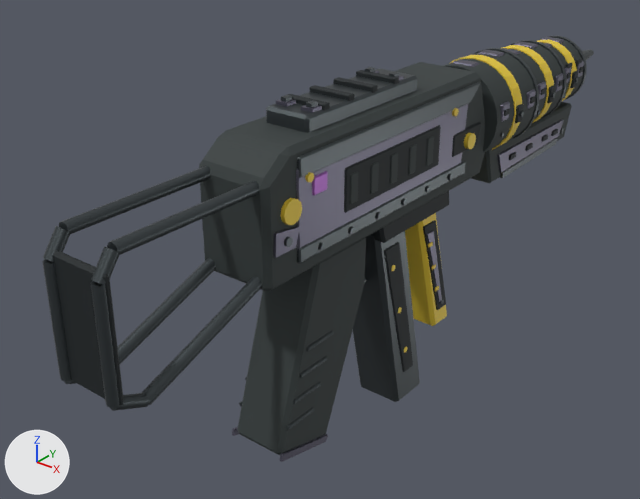
The glTF model design/weapon-models-20261111/out/smg/smg_3.glb, before and after one commit.
The view is the same before and after, from a camera (50 mm lens) standing at (0.337, -0.428, 0.252) and looking at (-0.052, 0.058, -0.049). Every picture has the same lights, and +X, +Y and +Z are marked at lower left. The first picture is the older version. Vertices at exactly the same position are counted once.

The first picture shows 'Weapon_smg_v1'.
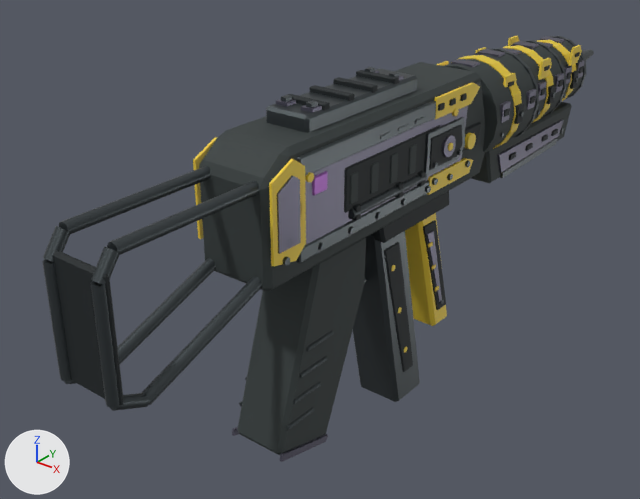
Edits to the bpy script that builds the scene:
```text
Change me_compact_receiver:
    used by ob_weapon_smg_v1; location = (0.0, 0.0, 0.0)
    remove me_compact_receiver.from_pydata(...)  # 4112 vertices, 7440 faces; spans x -0.042..0.042, y -0.204..0.42, z -0.17..0.1
    add me_compact_receiver.from_pydata(...)  # 4152 vertices, 7288 faces; spans x -0.042..0.042, y -0.204..0.42, z -0.17..0.1
    me_compact_receiver part 1: a new loose piece, an 8-sided cylinder along x spanning x 0.031..0.033, y -0.0805..-0.0755, z 0.0175..0.0225, in mat_metal_steel (dark grey #484f52)
    me_compact_receiver part 2: a new loose piece, a 10-sided cylinder along y spanning x 0.028..0.034, y -0.015..0.07, z 0.0248..0.0312, in mat_metal_steel (dark grey #484f52)
    me_compact_receiver part 3: a new loose piece, a box spanning x 0.0315..0.0325, y 0.0145..0.0255, z 0.07..0.072, in mat_metal_steel (dark grey #484f52)
    me_compact_receiver part 4: a new loose piece, a box spanning x 0.0375..0.0405, y 0.1885..0.1975, z 0.038..0.052, in mat_recess_black (black #181f22)
    me_compact_receiver part 5: the loose piece of 24 vertices spanning x 0.029..0.032, y 0.31..0.319, z 0.038..0.052 is rebuilt with 8 vertices and now spans x 0.029..0.032, y 0.31..0.319, z 0.038..0.052
    me_compact_receiver part 6: the loose piece of 24 vertices spanning x 0.036..0.038, y 0.209..0.221, z 0.044..0.058 is rebuilt with 8 vertices and now spans x 0.036..0.038, y 0.209..0.221, z 0.044..0.058
    me_compact_receiver part 7: the loose piece of 24 vertices spanning x 0.027..0.03, y 0.296..0.308, z 0.044..0.058 is rebuilt with 8 vertices and now spans x 0.027..0.03, y 0.296..0.308, z 0.044..0.058
    me_compact_receiver part 8: the loose piece of 24 vertices spanning x 0.032..0.034, y 0.269..0.281, z 0.044..0.058 is rebuilt with 8 vertices and now spans x 0.032..0.034, y 0.269..0.281, z 0.044..0.058
    me_compact_receiver part 9: the loose piece of 24 vertices spanning x -0.009..0.009, y 0.167..0.179, z 0.08..0.084 is rebuilt with 8 vertices and now spans x -0.009..0.009, y 0.167..0.179, z 0.08..0.084
    me_compact_receiver part 10: the loose piece of 24 vertices spanning x 0.027..0.03, y 0.322..0.334, z 0.044..0.058 is rebuilt with 8 vertices and now spans x 0.027..0.03, y 0.322..0.334, z 0.044..0.058
    me_compact_receiver part 11: the loose piece of 24 vertices spanning x -0.009..0.009, y 0.208..0.22, z 0.08..0.084 is rebuilt with 8 vertices and now spans x -0.009..0.009, y 0.208..0.22, z 0.08..0.084
    me_compact_receiver part 12: the loose piece of 24 vertices spanning x -0.009..0.009, y 0.268..0.28, z 0.076..0.08 is rebuilt with 8 vertices and now spans x -0.009..0.009, y 0.268..0.28, z 0.076..0.08
    me_compact_receiver part 13: the loose piece of 24 vertices spanning x -0.009..0.009, y 0.321..0.333, z 0.071..0.075 is rebuilt with 8 vertices and now spans x -0.009..0.009, y 0.321..0.333, z 0.071..0.075
    me_compact_receiver part 14: the loose piece of 24 vertices spanning x 0.036..0.038, y 0.166..0.178, z 0.044..0.058 is rebuilt with 8 vertices and now spans x 0.036..0.038, y 0.166..0.178, z 0.044..0.058
    me_compact_receiver part 15: 47 vertices moved from x -0.037..0.037, y 0.16..0.339, z 0.008..0.082 to x -0.036..0.036, y 0.16..0.339, z 0.009..0.081; 505 vertices removed from x -0.038..0.038, y 0.16..0.341, z 0.007..0.083; 729 vertices added at x -0.036..0.036, y -0.088..0.341, z 0.009..0.081
    other edits to the shape of me_compact_receiver do not show in these pictures
```

What differs and where, as boxes [x1, y1, x2, y2] in the pictures (640 x 499 px; the box of a moved part takes in the faces that stretch with it):
part 1 of me_compact_receiver, added
    after: [283, 257, 290, 265]
part 2 of me_compact_receiver, added
    after: [348, 173, 427, 219]
part 3 of me_compact_receiver, added
    after: [380, 132, 391, 139]
part 4 of me_compact_receiver, added
    after: [514, 103, 524, 124]
part 5 of me_compact_receiver, rebuilt (11% wider)
    before: [570, 71, 578, 88]
    after: [570, 71, 579, 89]
part 6 of me_compact_receiver, rebuilt (10% wider)
    before: [527, 89, 536, 109]
    after: [526, 89, 536, 110]
part 7 of me_compact_receiver, rebuilt
    before: [565, 67, 571, 83]
    after: [564, 66, 572, 84]
part 8 of me_compact_receiver, rebuilt (11% wider)
    before: [555, 73, 563, 92]
    after: [555, 73, 564, 93]
part 9 of me_compact_receiver, rebuilt (7% wider, 11% taller)
    before: [452, 59, 479, 67]
    after: [451, 59, 480, 68]
part 10 of me_compact_receiver, rebuilt
    before: [576, 61, 584, 78]
    after: [576, 60, 584, 78]
part 11 of me_compact_receiver, rebuilt (12% taller)
    before: [479, 50, 505, 57]
    after: [478, 49, 505, 57]
part 12 of me_compact_receiver, rebuilt
    before: [513, 42, 538, 48]
    after: [513, 41, 539, 49]
part 13 of me_compact_receiver, rebuilt (8% wider, 14% taller)
    before: [541, 37, 564, 43]
    after: [540, 36, 565, 43]
part 14 of me_compact_receiver, rebuilt (9% wider, 10% taller)
    before: [500, 102, 510, 122]
    after: [500, 101, 511, 123]
part 15 of me_compact_receiver, moved or reshaped
    before: [443, 36, 586, 152]
    after: [193, 36, 586, 266]
